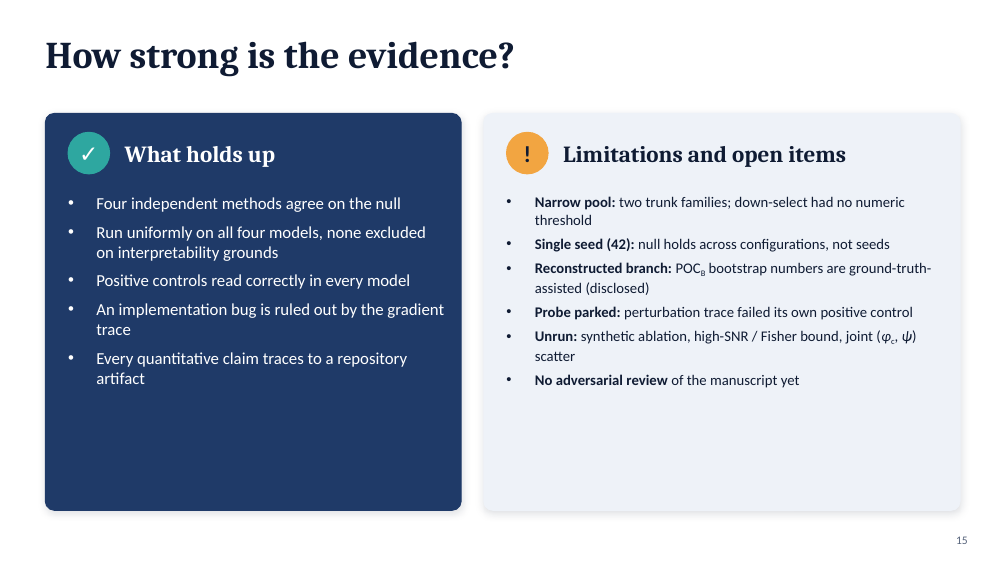
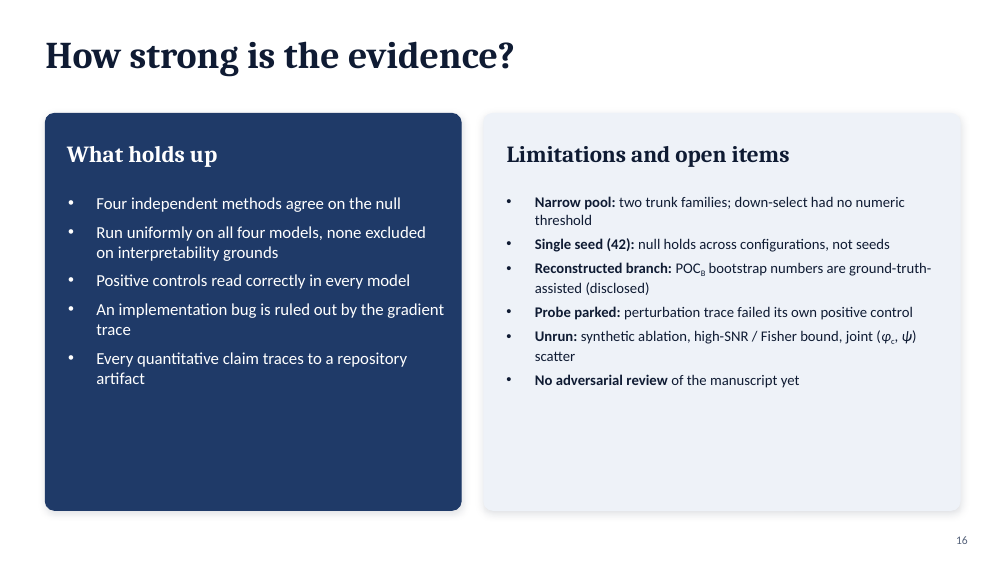
Before and after one commit to syedalimohsinbukhari/ml_practice_v2, a slide deck: slide 16 of experiments/phic_psi_poc-redo/phic_psi_presentation.pptx (slide 15 before the commit). Drawn at 1008x567 pixels with LibreOffice and Linux fonts; fonts in the diff are those of the drawing. Boxes give left, top, right and bottom in pixels: in the first picture for what was removed or moved away, otherwise in the second. Text is boxed around its words. In the diff, an @@ line names an element or a change of style, - is before the commit and + after.

```diff
--- a/experiments/phic_psi_poc-redo/phic_psi_presentation.pptx
+++ b/experiments/phic_psi_poc-redo/phic_psi_presentation.pptx
@@ text "What holds up" moved from (x1=125, y1=146, x2=275, y2=167) to (x1=67, y1=146, x2=217, y2=167) @@
@@ ellipse removed at (x1=68, y1=132, x2=110, y2=174) @@
@@ text removed at (x1=68, y1=132, x2=110, y2=174) @@
-✓
@@ text "Limitations and open items" moved from (x1=563, y1=146, x2=846, y2=167) to (x1=507, y1=146, x2=790, y2=167) @@
@@ ellipse removed at (x1=507, y1=132, x2=548, y2=174) @@
@@ text removed at (x1=507, y1=132, x2=548, y2=174) @@
-!
@@ page number at (x1=956, y1=536, x2=968, y2=544): text changed @@
-15
+16
```
Also in this commit, not shown: 11 other slides changed, 1 slide added, 3 other files.
